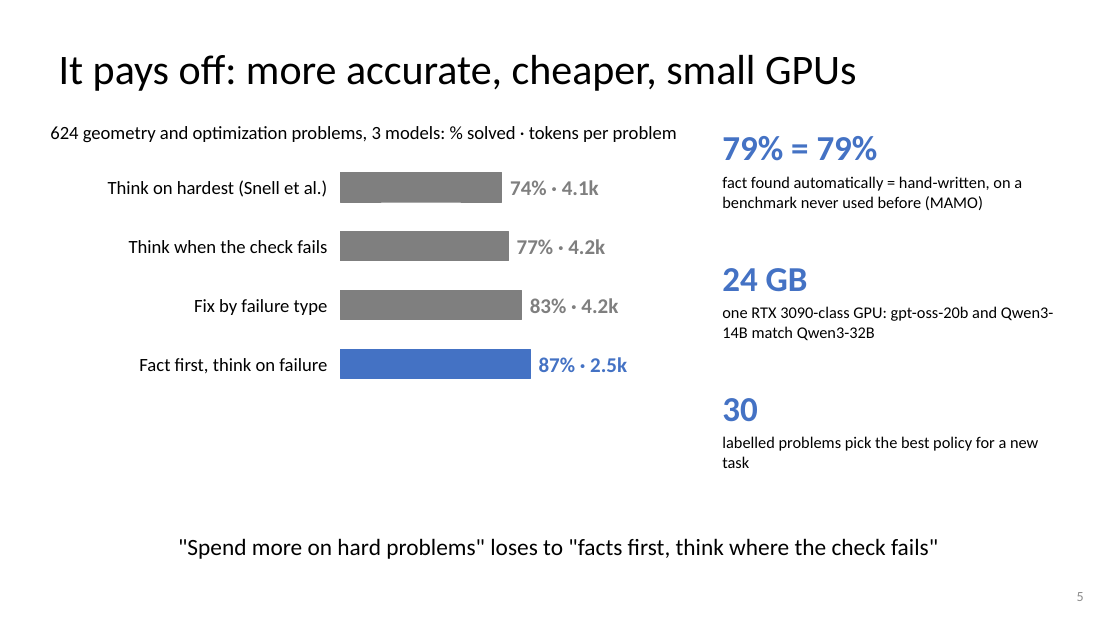
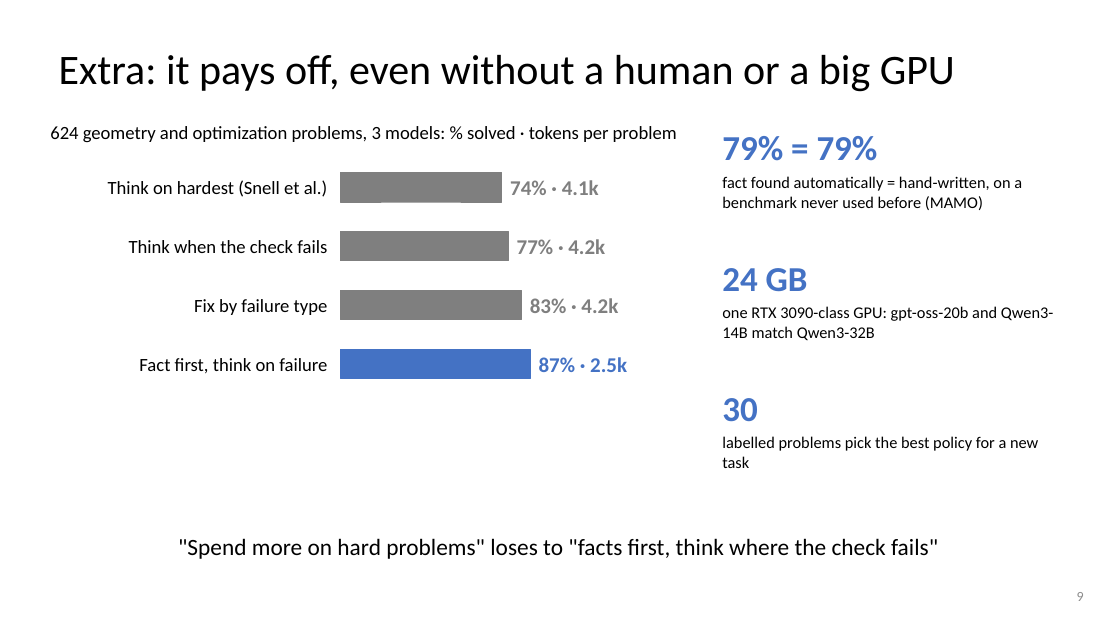
Before and after one commit to dlwns147/CSED490E_Project_Team5, a slide deck: slide 9 of PROPOSAL_slides.pptx (slide 5 before the commit). Drawn at 1120x630 pixels with LibreOffice and Linux fonts; fonts in the diff are those of the drawing. Boxes give left, top, right and bottom in pixels: in the first picture for what was removed or moved away, otherwise in the second. Text is boxed around its words. In the diff, an @@ line names an element or a change of style, - is before the commit and + after.

```diff
--- a/PROPOSAL_slides.pptx
+++ b/PROPOSAL_slides.pptx
@@ title at [59,55,955,92]: text changed @@
-It pays off: more accurate, cheaper, small GPUs
+Extra: it pays off, even without a human or a big GPU
```
Also in this commit, not shown: 2 other slides changed, 11 slides added, 1 slide removed, 4 other files.
